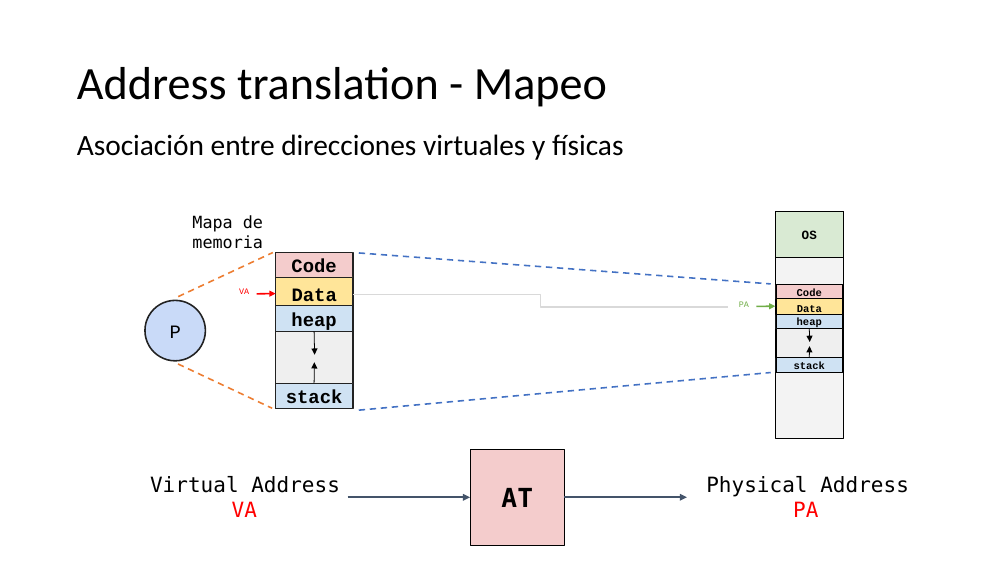
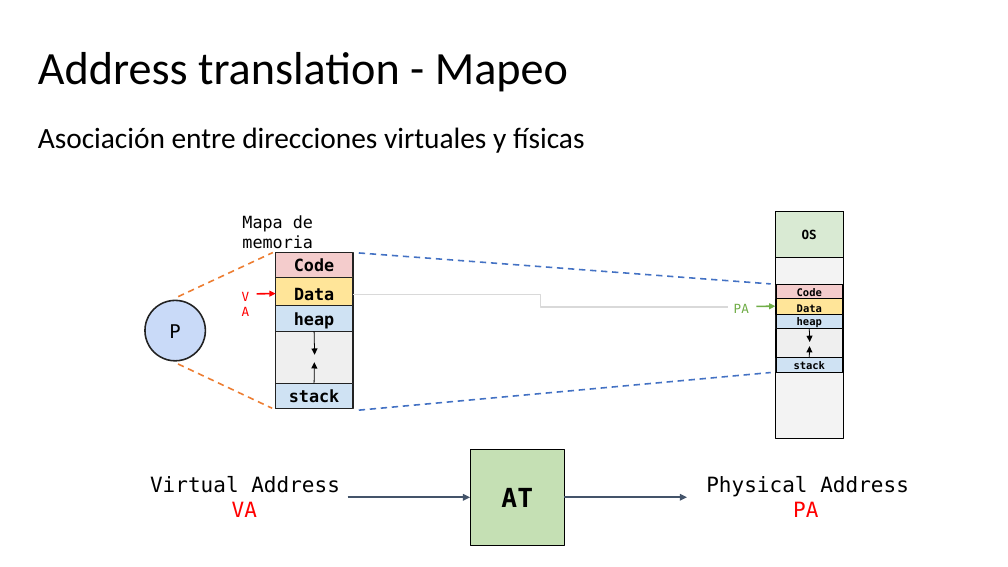
Before and after one commit to udea-so/apuntes_2026-2_SO-virtual, a slide deck: slide 3 of clase_09/SO_apuntes_clase9.pptx. Drawn at 1008x567 pixels with LibreOffice and Linux fonts; fonts in the diff are those of the drawing. Boxes give left, top, right and bottom in pixels: in the first picture for what was removed or moved away, otherwise in the second. Text is boxed around its words. In the diff, an @@ line names an element or a change of style, - is before the commit and + after.

```diff
--- a/clase_09/SO_apuntes_clase9.pptx
+++ b/clase_09/SO_apuntes_clase9.pptx
@@ title "Address translation - Mapeo": place and size @@
-title "Address translation - Mapeo" at (77, 67, 607, 107)
+title "Address translation - Mapeo" at (38, 52, 568, 92)
@@ text "Asociación entre direcciones virtuales y ...": place and size @@
-text "Asociación entre direcciones virtuales y ..." at (77, 134, 623, 160)
+text "Asociación entre direcciones virtuales y ..." at (38, 127, 584, 153)
@@ text "Mapa de memoria" rewrapped from (192, 215, 263, 249) to (242, 215, 313, 253) @@
@@ text "VA" at (232, 501, 257, 517): size 8 to 12 pt, font Courier New to DejaVu Sans Mono @@
@@ text "PA" at (734, 304, 749, 313): size 8 to 12 pt, font Courier New to DejaVu Sans Mono @@
@@ font Courier New to DejaVu Sans Mono in 4 elements at (145, 300, 206, 361), (777, 299, 843, 318), (776, 315, 842, 329), (776, 358, 842, 372) @@
@@ size 18 to 16 pt, font Courier New to DejaVu Sans Mono in 4 elements at (275, 253, 352, 278), (276, 277, 353, 310), (275, 306, 352, 331), (275, 383, 352, 409) @@
@@ rectangle "AT" at (470, 450, 565, 546): fill #F4CCCC to #C5E0B4 @@
```
Also in this commit, not shown: 46 other slides changed, 12 slides added, 1 slide removed, 6 other files.
